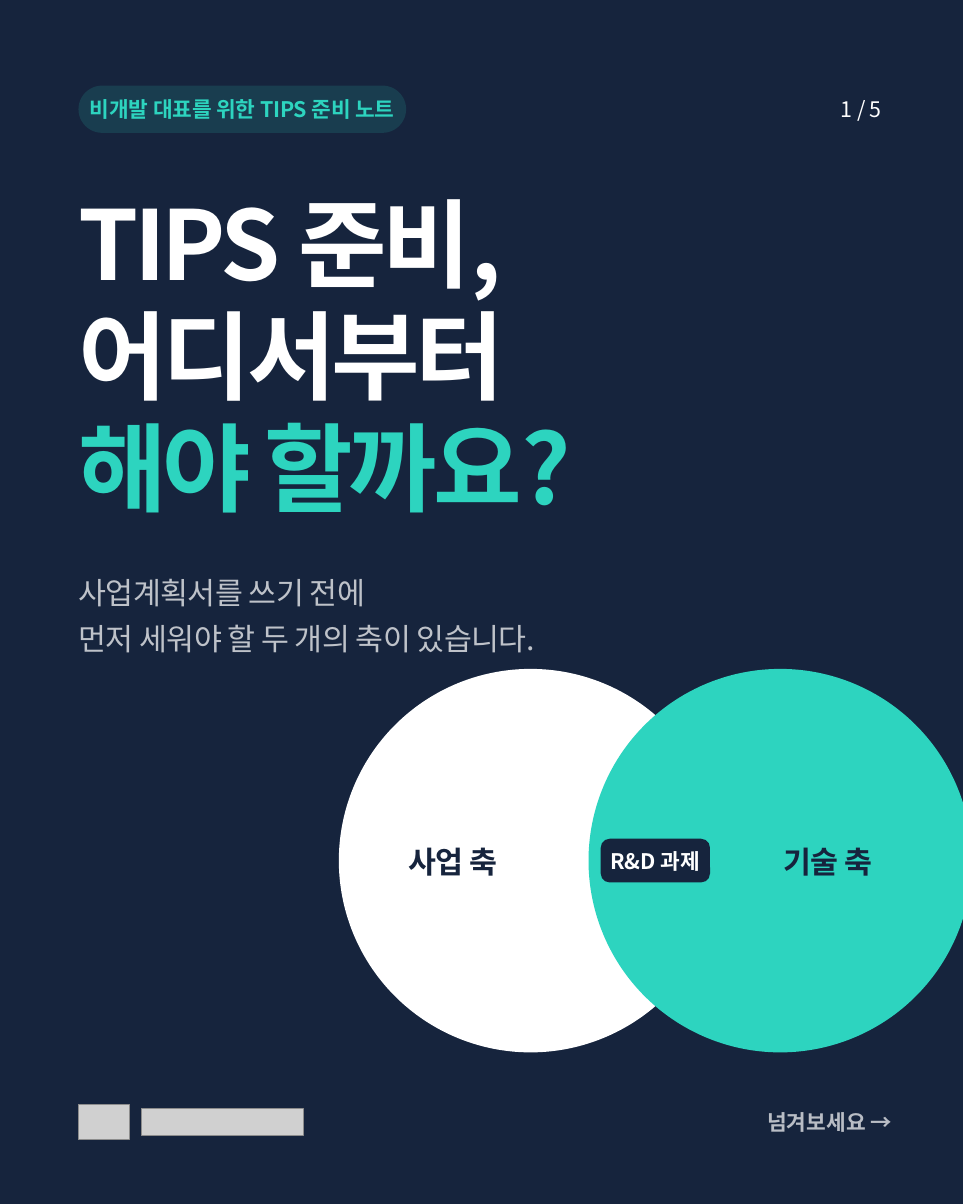
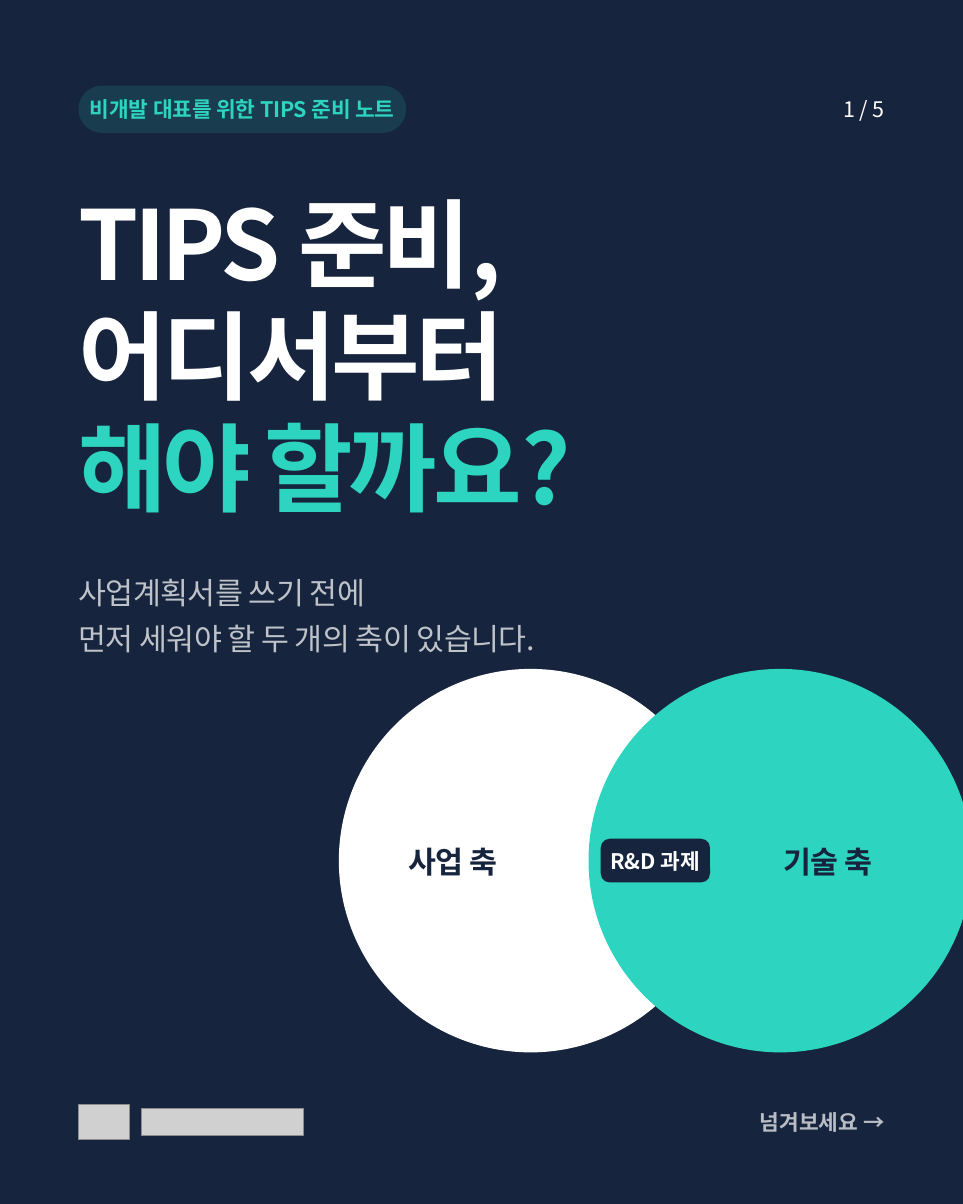
Before and after one commit to standardcho-debug/supernova, a slide deck: slide 1 of service/marketing-studio/samples/tips-v1/canva/TIPS_캐러셀_5p.pptx. Drawn at 963x1204 pixels with LibreOffice and Linux fonts; fonts in the diff are those of the drawing; grey boxes stand for pictures. Boxes give left, top, right and bottom in pixels: in the first picture for what was removed or moved away, otherwise in the second. Text is boxed around its words. In the diff, an @@ line names an element or a change of style, - is before the commit and + after.

```diff
--- a/service/marketing-studio/samples/tips-v1/canva/TIPS_캐러셀_5p.pptx
+++ b/service/marketing-studio/samples/tips-v1/canva/TIPS_캐러셀_5p.pptx
@@ text "1 / 5" at [844, 101, 885, 118]: alignment left to right @@
@@ text "넘겨보세요 →" at [760, 1112, 858, 1132]: alignment left to right @@
@@ text "넘겨보세요 →": place and size @@
-text "넘겨보세요 →" at [767, 1112, 865, 1132]
+text "넘겨보세요 →" at [760, 1112, 858, 1132]
```
Also in this commit, not shown: 4 other slides changed, 3 other files.
